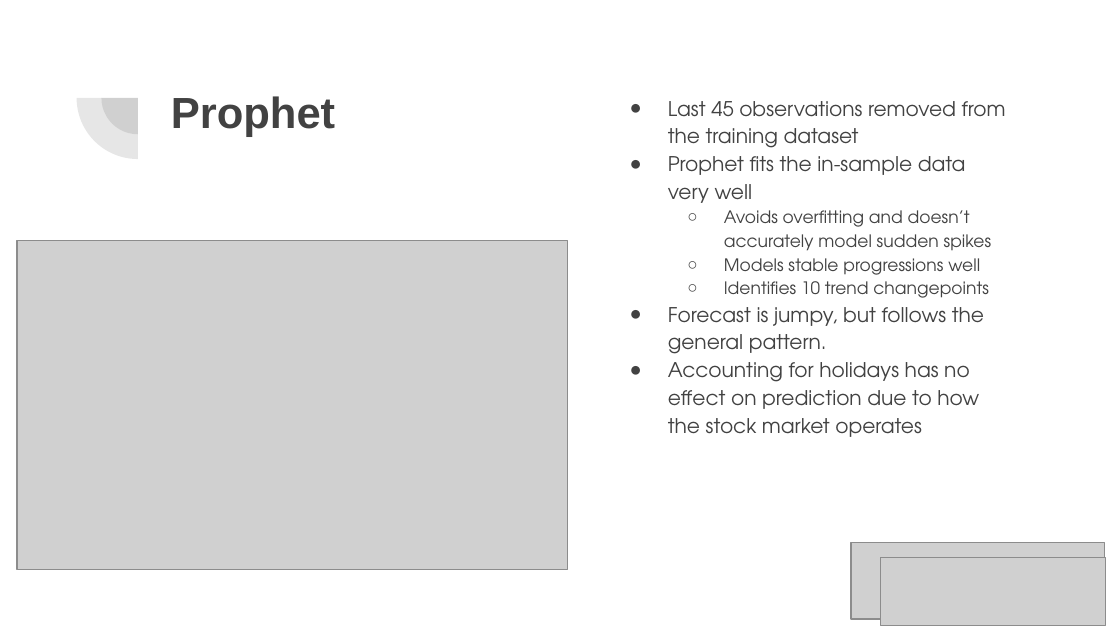
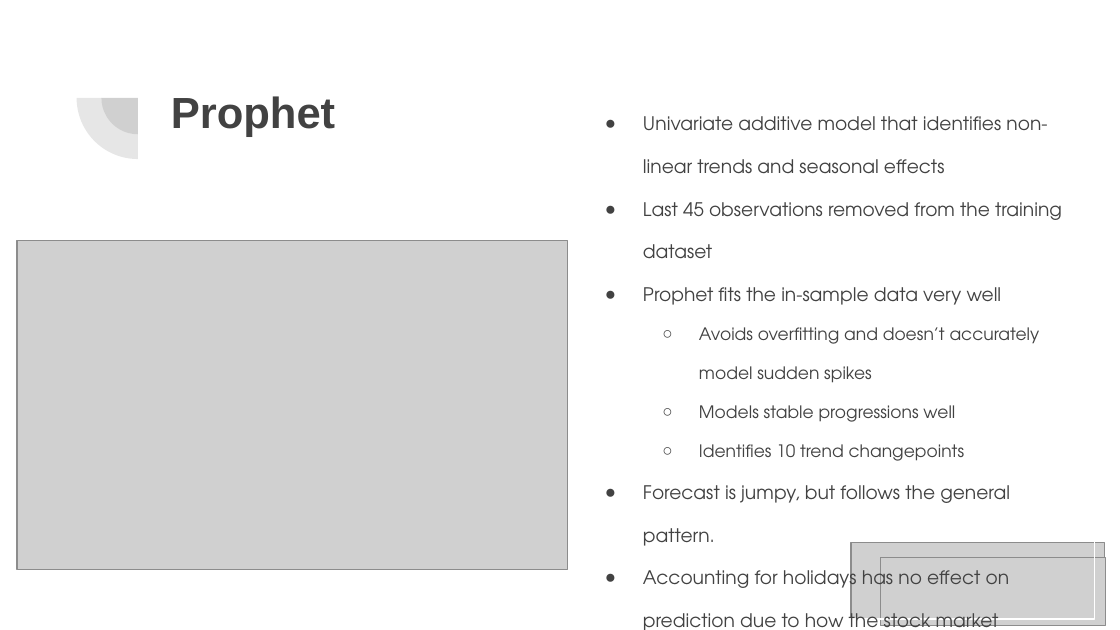
Before and after one commit to afoster28/ml_fin2, a slide deck: slide 3 of Tokyo Stock Exchange - A. Foster, M. Staniszewski.pptx. Drawn at 1120x630 pixels with LibreOffice and Linux fonts; fonts in the diff are those of the drawing; grey boxes stand for pictures. Boxes give left, top, right and bottom in pixels: in the first picture for what was removed or moved away, otherwise in the second. Text is boxed around its words. In the diff, an @@ line names an element or a change of style, - is before the commit and + after.

```diff
--- a/Tokyo Stock Exchange - A. Foster, M. Staniszewski.pptx
+++ b/Tokyo Stock Exchange - A. Foster, M. Staniszewski.pptx
@@ text "Univariate additive model that identifies ...": place and size @@
-text "Univariate additive model that identifies ..." at <box>600,81,1020,554</box>
+text "Univariate additive model that identifies ..." at <box>576,81,1094,618</box>
@@ text at <box>643,116,1047,174</box>: paragraph added @@
+● Univariate additive model that identifies non-linear trends and seasonal effects
@@ text at <box>643,202,1062,630</box>: size 13 to 12 pt in "Last 45 observations removed from the training ...", "Prophet fits the in-sample data very well", "Forecast is jumpy, but follows the general ...", "Accounting for holidays has no effect on ..."; line spacing 1.15 to 1.9 @@
```
Also in this commit, not shown: 5 other slides changed, 1 slide added, 1 other file.
